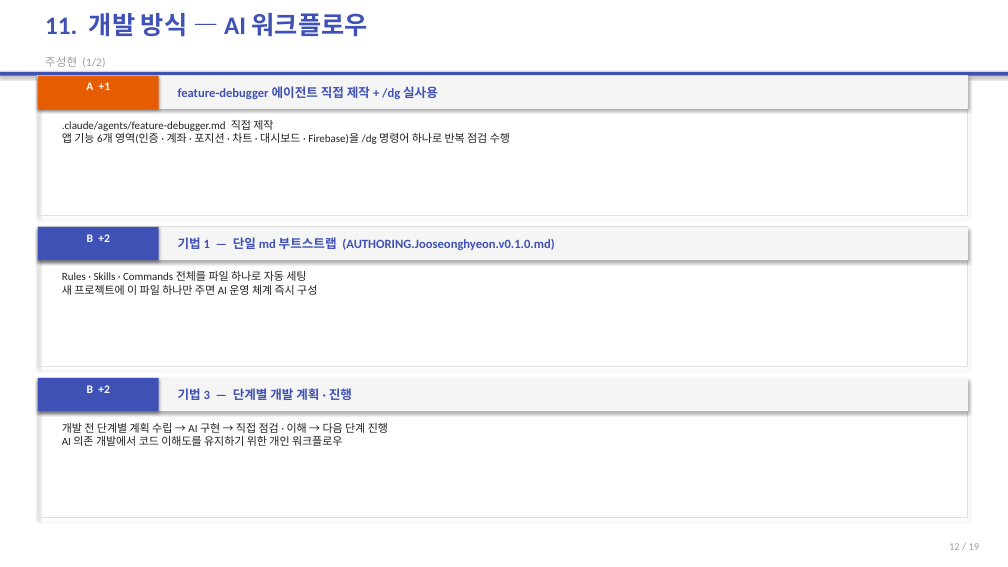
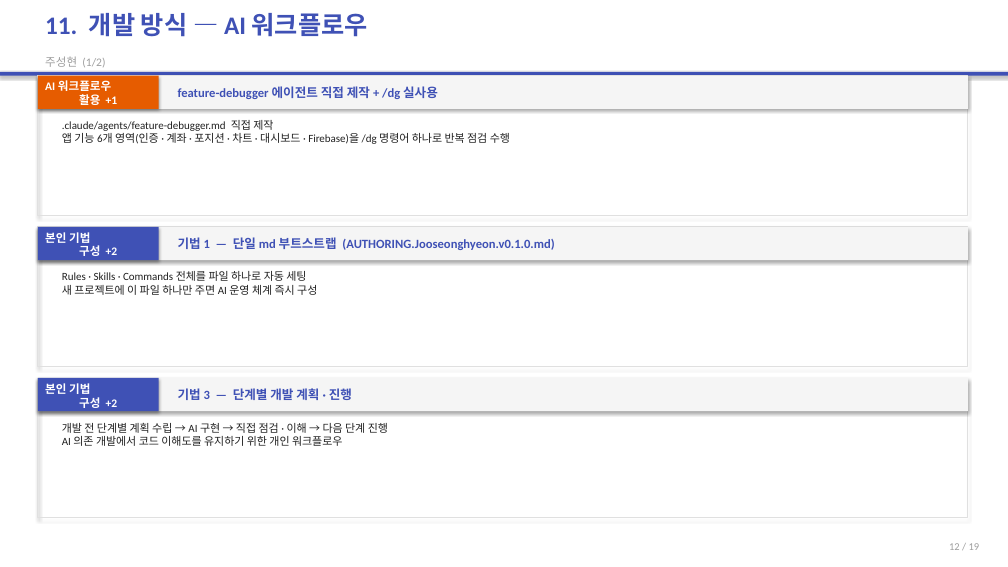
Before and after one commit to 2022136020/project_c, a slide deck: slide 12 of portfolio-tracker/presentation/portfolio-tracker-final.pptx. Drawn at 1008x567 pixels with LibreOffice and Linux fonts; fonts in the diff are those of the drawing. Boxes give left, top, right and bottom in pixels: in the first picture for what was removed or moved away, otherwise in the second. Text is boxed around its words. In the diff, an @@ line names an element or a change of style, - is before the commit and + after.

```diff
--- a/portfolio-tracker/presentation/portfolio-tracker-final.pptx
+++ b/portfolio-tracker/presentation/portfolio-tracker-final.pptx
@@ text at (45, 80, 118, 105): text changed @@
-A +1
+AI 워크플로우
+활용 +1
@@ text at (45, 232, 118, 256): text changed @@
-B +2
+본인 기법
+구성 +2
@@ text at (45, 383, 118, 408): text changed @@
-B +2
+본인 기법
+구성 +2
```
Also in this commit, not shown: 4 other slides changed, 1 slide added, 1 slide removed, 10 other files.
